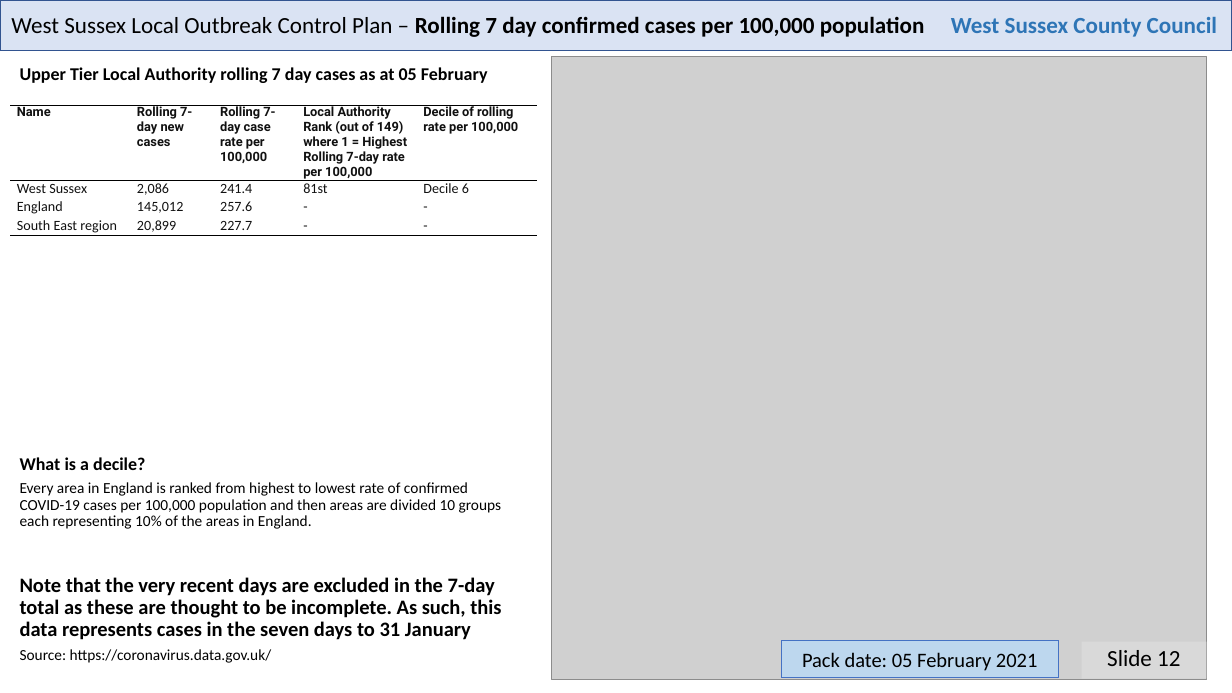
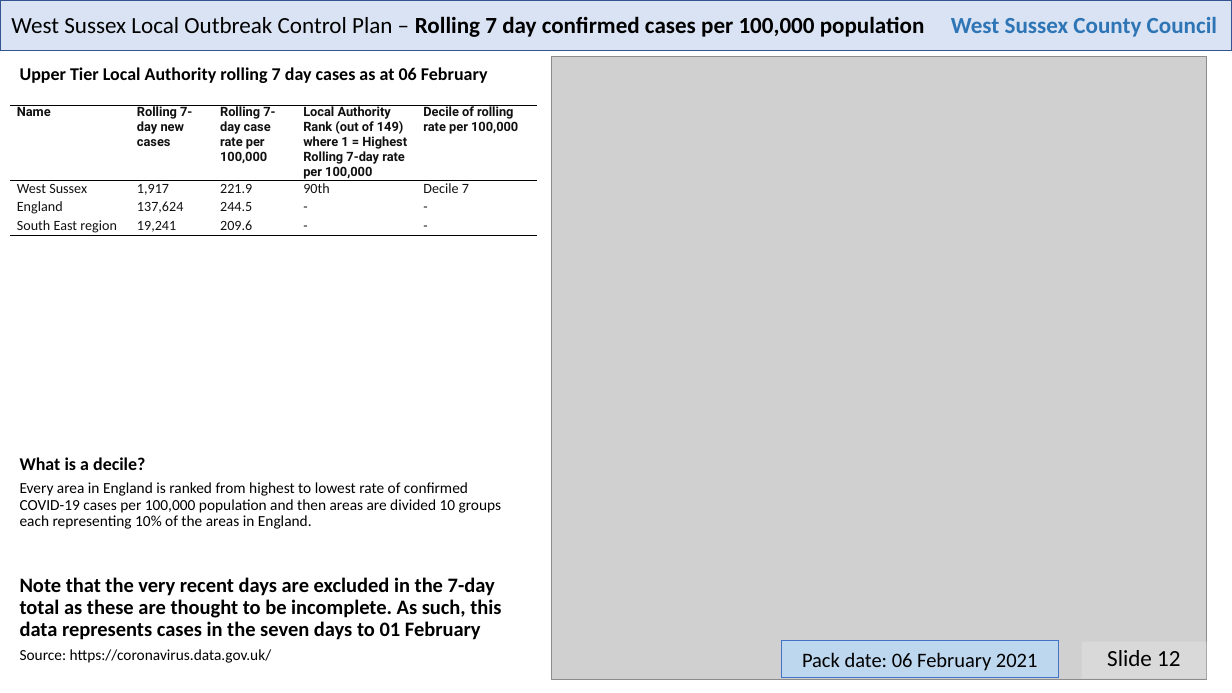
Before and after one commit to psychty/wsx_covid_datapack_public, a slide deck: slide 12 of Latest_West_Sussex_C19_slide_deck.pptx. Drawn at 1232x693 pixels with LibreOffice and Linux fonts; fonts in the diff are those of the drawing; grey boxes stand for pictures. Boxes give left, top, right and bottom in pixels: in the first picture for what was removed or moved away, otherwise in the second. Text is boxed around its words. In the diff, an @@ line names an element or a change of style, - is before the commit and + after.

```diff
--- a/Latest_West_Sussex_C19_slide_deck.pptx
+++ b/Latest_West_Sussex_C19_slide_deck.pptx
@@ text at (x1=20, y1=67, x2=488, y2=83): text changed @@
-Upper Tier Local Authority rolling 7 day cases as at 05 February
+Upper Tier Local Authority rolling 7 day cases as at 06 February
@@ table at (x1=10, y1=105, x2=537, y2=361) @@
-row 2: West Sussex | 2,086 | 241.4 | 81st | Decile 6
+row 2: West Sussex | 1,917 | 221.9 | 90th | Decile 7
-row 3, column 2: 145,012
+row 3, column 2: 137,624
-row 3, column 3: 257.6
+row 3, column 3: 244.5
-row 4, column 2: 20,899
+row 4, column 2: 19,241
-row 4, column 3: 227.7
+row 4, column 3: 209.6
@@ text at (x1=20, y1=577, x2=501, y2=640): text changed @@
-Note that the very recent days are excluded in the 7-day total as these are thought to be incomplete. As such, this data represents cases in the seven days to 31 January
+Note that the very recent days are excluded in the 7-day total as these are thought to be incomplete. As such, this data represents cases in the seven days to 01 February
@@ text in rectangle at (x1=802, y1=652, x2=1037, y2=671): text changed @@
-Pack date: 05 February 2021
+Pack date: 06 February 2021
```
Also in this commit, not shown: 21 other slides changed, 49 other files.
